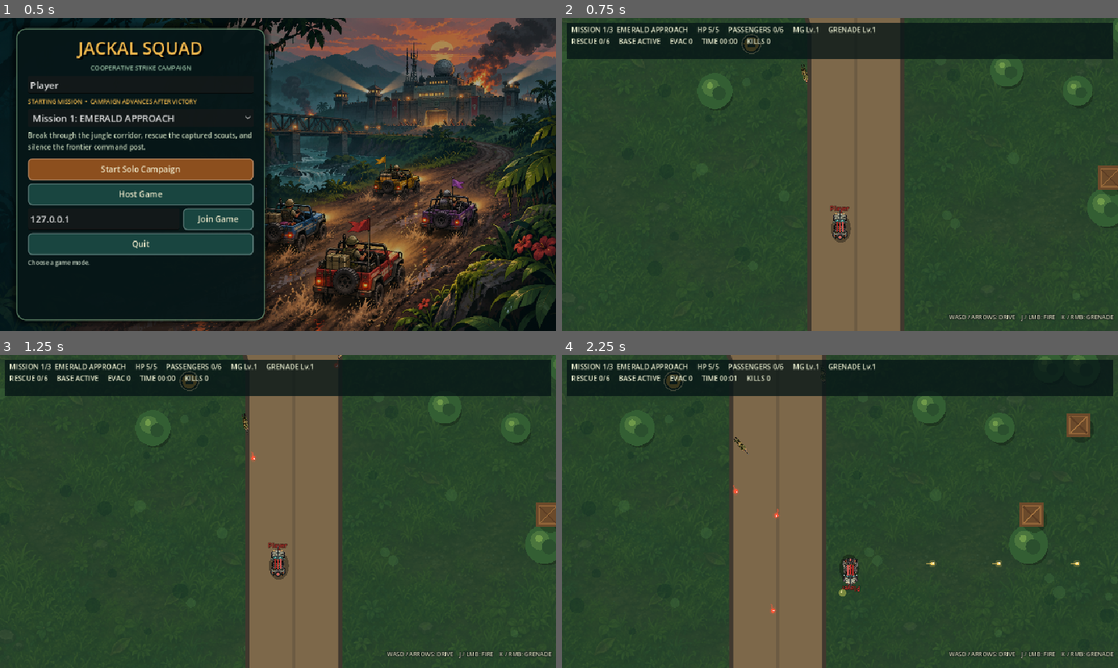
Above: before the commit, frames 1-4 (two rows, left to right).
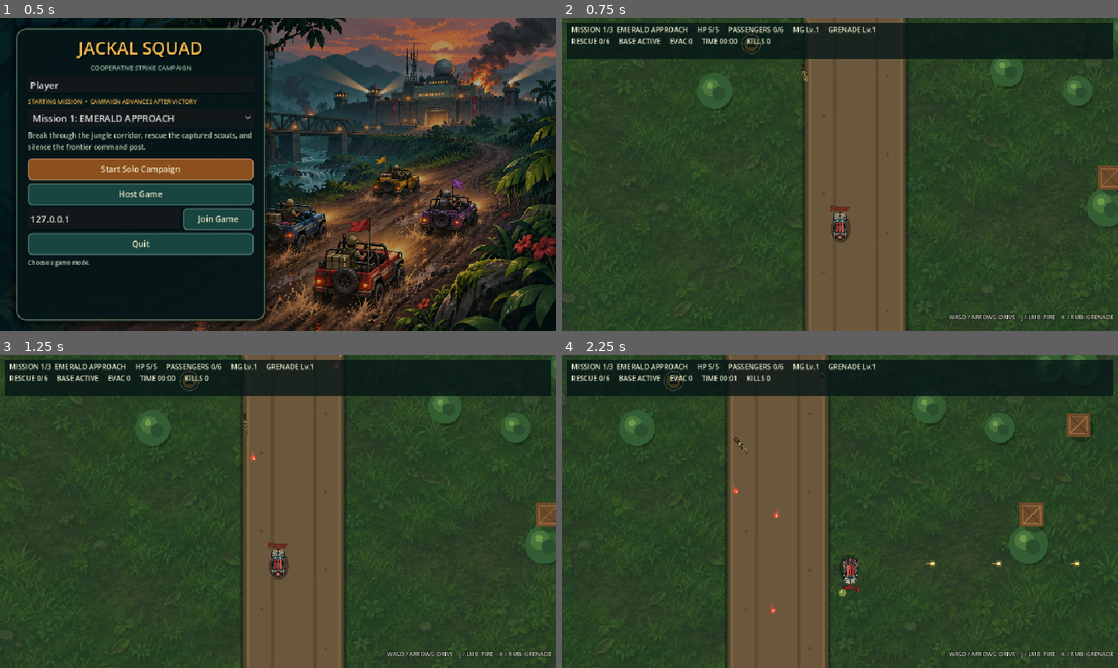
Above: after the commit, the same moments.

Repository: Brolton/Jackal-Squad
Game: Godot game, scene res://scenes/main.tscn
The game is run twice, just before and just after one commit, with the same random seed, the same clock (stepped at 60 frames per second) and the same inputs.
Inputs (mouse positions are in pixels of both pictures, inside the frame that each line leads up to):
- Up to frame 1 (0.5 s): no input
- Up to frame 2 (0.75 s): click "Start Solo Campaign" at 0.5 s
- Up to frame 3 (1.25 s): no input
- Up to frame 4 (2.25 s): tap Enter at 1.25 s; move the mouse to (962, 495) at 1.27 s; hold D (move_right) 1.28-2.03 s; hold J (fire_primary) 1.28-2.03 s; click (962, 495) at 1.42 s; tap Space at 1.52 s; move the mouse to (728, 527) at 2.02 s; hold S (move_down) from 2.03 s (still down); tap K (fire_secondary) at 2.1 s

Frame 1 is identical in both runs. In frame 2, 2.4% of the frame differs, in the area x 31-94%, y 0-100%; in frame 3, 2.4%; in frame 4, 2.7%, in the area x 18-99%, y 0-100%.

Commit message:
Upgrade roads rivers and bridge rendering

Diff:
--- a/scripts/level.gd
+++ b/scripts/level.gd
@@ -11,6 +11,7 @@
 const EXTRACTION_ZONE_SCENE := preload("res://scenes/extraction_zone.tscn")
 const FINAL_BASE_SCENE := preload("res://scenes/final_base.tscn")
 const GROUND_TEXTURE := preload("res://assets/art/jungle_ground.png")
+const RIVER_TEXTURE := preload("res://assets/art/river_water_v2.png")
 const MINE_HAZARD_SCENE := preload("res://scenes/mine_hazard.tscn")
 const PAUSE_MENU_SCENE := preload("res://scenes/pause_menu.tscn")
 const DECORATION_SCENE := preload("res://scenes/battlefield_decoration.tscn")
@@ -40,33 +41,94 @@
 		var band_height := map_size.y / 5.0
 		var band_color: Color = palette[0].lightened(0.025) if band % 2 == 0 else palette[0].darkened(0.025)
 		draw_rect(Rect2(0.0, band * band_height, map_size.x, band_height), band_color)
-	draw_texture_rect(GROUND_TEXTURE, Rect2(Vector2.ZERO, map_size), true, Color(0.72, 0.78, 0.66, 0.23))
-
-	var rng := RandomNumberGenerator.new()
-	rng.seed = int(_layout["seed"])
-	for index in range(int(map_size.y / 12.0)):
-		var patch := Vector2(
-			rng.randf_range(24.0, map_size.x - 24.0),
-			rng.randf_range(24.0, map_size.y - 24.0)
-		)
-		var tint: Color = palette[1] if index % 2 == 0 else palette[2]
-		tint.a = 0.40
-		draw_circle(patch, rng.randf_range(5.0, 15.0), tint)
+	draw_texture_rect(GROUND_TEXTURE, Rect2(Vector2.ZERO, map_size), true, Color(0.70, 0.76, 0.64, 0.40))
 
 	var road_width := float(_layout["road_width"])
 	var road_paths: Array = _layout.get("roads", [_layout["road"]])
 	for road_points: Array in road_paths:
-		var road := PackedVector2Array(road_points)
-		draw_polyline(road, Color(0.25, 0.22, 0.18), road_width + 16.0, true)
-		draw_polyline(road, Color(0.49, 0.41, 0.29), road_width, true)
-		draw_polyline(road, Color(0.34, 0.29, 0.23, 0.45), 5.0, true)
+		_draw_road(PackedVector2Array(road_points), road_width)
 	for water_rect: Rect2 in _layout["water"]:
-		draw_rect(water_rect, Color(0.08, 0.27, 0.36))
-		for ripple_x in range(int(water_rect.position.x + 24.0), int(water_rect.end.x), 96):
-			draw_line(Vector2(ripple_x, water_rect.position.y + 42.0), Vector2(ripple_x + 38.0, water_rect.position.y + 42.0), Color(0.30, 0.58, 0.64, 0.62), 2.0)
+		_draw_river(water_rect)
 	for bridge_rect: Rect2 in _layout["bridges"]:
-		draw_rect(bridge_rect, Color(0.39, 0.30, 0.21))
-		draw_rect(bridge_rect.grow(-12.0), Color(0.61, 0.49, 0.32))
+		_draw_bridge(bridge_rect)
+
+func _draw_road(points: PackedVector2Array, width: float) -> void:
+	if points.size() < 2:
+		return
+	draw_polyline(points, Color(0.08, 0.10, 0.07, 0.48), width + 34.0, true)
+	draw_polyline(points, Color(0.31, 0.27, 0.18), width + 22.0, true)
+	draw_polyline(points, Color(0.48, 0.39, 0.25), width + 10.0, true)
+	draw_polyline(points, Color(0.42, 0.34, 0.23), width, true)
+	for offset in [-width * 0.24, width * 0.24]:
+		var track := _offset_path(points, offset)
+		draw_polyline(track, Color(0.21, 0.18, 0.14, 0.42), 5.0, true)
+		draw_polyline(track, Color(0.64, 0.53, 0.34, 0.18), 1.5, true)
+	for index in range(1, points.size()):
+		var start := points[index - 1]
+		var finish := points[index]
+		var segment := finish - start
+		var steps := maxi(1, int(segment.length() / 72.0))
+		for step in range(steps):
+			var ratio := (float(step) + 0.5) / float(steps)
+			var center := start.lerp(finish, ratio)
+			var tangent := segment.normalized()
+			var normal := Vector2(-tangent.y, tangent.x)
+			var side := -1.0 if (index + step) % 2 == 0 else 1.0
+			draw_circle(center + normal * width * 0.36 * side, 3.0, Color(0.23, 0.19, 0.13, 0.42))
+
+func _offset_path(points: PackedVector2Array, distance: float) -> PackedVector2Array:
+	var result := PackedVector2Array()
+	for index in range(points.size()):
+		var tangent: Vector2
+		if index == 0:
+			tangent = points[1] - points[0]
+		elif index == points.size() - 1:
+			tangent = points[index] - points[index - 1]
+		else:
+			tangent = points[index + 1] - points[index - 1]
+		var normal := Vector2(-tangent.y, tangent.x).normalized()
+		result.append(points[index] + normal * distance)
+	return result
+
+func _draw_river(water_rect: Rect2) -> void:
+	draw_rect(water_rect.grow(18.0), Color(0.09, 0.12, 0.08, 0.82))
+	draw_rect(water_rect.grow(10.0), Color(0.35, 0.29, 0.18))
+	draw_texture_rect(RIVER_TEXTURE, water_rect, true, Color(0.66, 0.82, 0.78, 0.92))
+	var rng := RandomNumberGenerator.new()
+	rng.seed = int(_layout["seed"]) + int(water_rect.position.y)
+	for edge_y in [water_rect.position.y, water_rect.end.y]:
+		var bank := PackedVector2Array()
+		var foam := PackedVector2Array()
+		var direction := 1.0 if edge_y == water_rect.position.y else -1.0
+		for x in range(int(water_rect.position.x), int(water_rect.end.x) + 1, 36):
+			var wobble := rng.randf_range(-4.0, 4.0)
+			bank.append(Vector2(x, edge_y + wobble))
+			foam.append(Vector2(x, edge_y + direction * (7.0 + wobble * 0.35)))
+		draw_polyline(bank, Color(0.55, 0.43, 0.25), 10.0, true)
+		draw_polyline(bank, Color(0.15, 0.24, 0.13), 4.0, true)
+		draw_polyline(foam, Color(0.60, 0.88, 0.84, 0.58), 2.0, true)
+	for x in range(int(water_rect.position.x + 40.0), int(water_rect.end.x), 120):
+		var y := water_rect.position.y + water_rect.size.y * (0.28 if x % 240 == 0 else 0.68)
+		draw_arc(Vector2(x, y), 16.0, 0.15, 2.65, 12, Color(0.72, 0.94, 0.88, 0.42), 1.5)
+
+func _draw_bridge(bridge_rect: Rect2) -> void:
+	draw_rect(Rect2(bridge_rect.position + Vector2(5, 7), bridge_rect.size), Color(0.03, 0.04, 0.03, 0.52))
+	draw_rect(bridge_rect, Color(0.24, 0.17, 0.11))
+	var deck := bridge_rect.grow(-10.0)
+	draw_rect(deck, Color(0.54, 0.39, 0.22))
+	draw_line(Vector2(deck.position.x + 5, deck.position.y), Vector2(deck.position.x + 5, deck.end.y), Color(0.18, 0.12, 0.08), 5.0)
+	draw_line(Vector2(deck.end.x - 5, deck.position.y), Vector2(deck.end.x - 5, deck.end.y), Color(0.18, 0.12, 0.08), 5.0)
+	for y in range(int(deck.position.y + 12.0), int(deck.end.y), 18):
+		draw_line(Vector2(deck.position.x + 8, y), Vector2(deck.end.x - 8, y), Color(0.28, 0.20, 0.13, 0.85), 2.0)
+		draw_line(Vector2(deck.position.x + 10, y + 2), Vector2(deck.end.x - 10, y + 2), Color(0.69, 0.51, 0.28, 0.38), 1.0)
+
+func terrain_render_signature() -> Dictionary:
+	return {
+		"road_layers": 6,
+		"textured_water": RIVER_TEXTURE != null,
+		"bank_layers": 3,
+		"bridge_planks": true,
+	}
 
 func _create_map_collisions() -> void:
 	_add_wall("WestBoundary", Vector2(-16.0, map_size.y * 0.5), Vector2(32.0, map_size.y + 64.0))
--- a/tests/test_visual_presentation.gd
+++ b/tests/test_visual_presentation.gd
@@ -8,8 +8,10 @@
 func _run_tests() -> void:
 	var key_art: Texture2D = load("res://assets/art/campaign_key_art.png")
 	var ground_art: Texture2D = load("res://assets/art/jungle_ground.png")
+	var river_art: Texture2D = load("res://assets/art/river_water_v2.png")
 	_check(key_art != null and key_art.get_width() >= 1200 and key_art.get_width() > key_art.get_height(), "Campaign key art is a high-resolution landscape texture")
 	_check(ground_art != null and ground_art.get_width() >= 1000 and ground_art.get_height() >= 1000, "Battlefield ground art is a high-resolution tile texture")
+	_check(river_art != null and river_art.get_width() >= 1000 and river_art.get_height() >= 1000, "River uses a high-resolution painted water texture")
 	for sprite_path in [
 		"res://assets/art/player_jeep_v2.png",
 		"res://assets/art/enemy_infantry.png",
@@ -58,6 +60,10 @@
 	current_scene = game
 	await process_frame
 	var player: Node = game.get_node("Player_1")
+	var terrain_signature: Dictionary = game.call("terrain_render_signature")
+	_check(int(terrain_signature["road_layers"]) >= 5, "Roads use layered shoulders, surface, and wheel tracks")
+	_check(bool(terrain_signature["textured_water"]), "Rivers use painted water instead of a flat blue rectangle")
+	_check(int(terrain_signature["bank_layers"]) >= 3 and bool(terrain_signature["bridge_planks"]), "Rivers have irregular banks and detailed bridge decks")
 	var base_signature: Dictionary = player.call("weapon_visual_signature")
 	player.call("apply_weapon_upgrade", &"primary")
 	player.call("apply_weapon_upgrade", &"secondary")
Binary file added: assets/art/river_water_v2.png
Not shown, added: assets/art/river_water_v2.png.import
Not shown, changed: TASKS.md
Not shown, changed: TESTING.md
